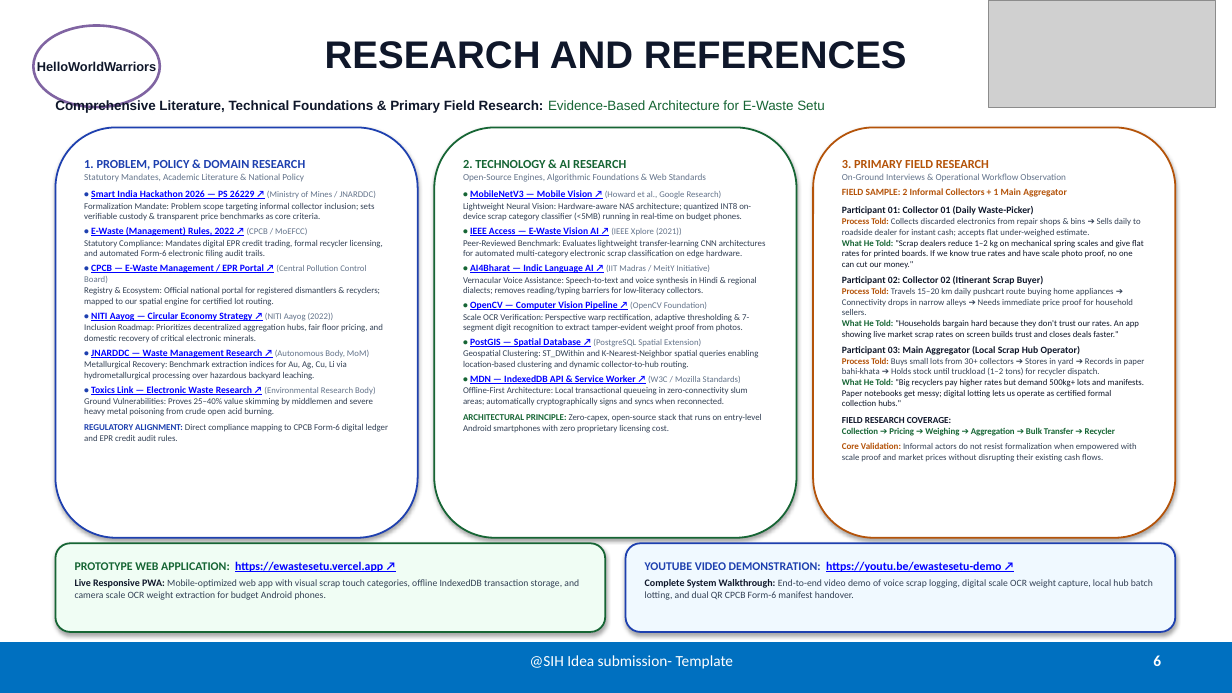
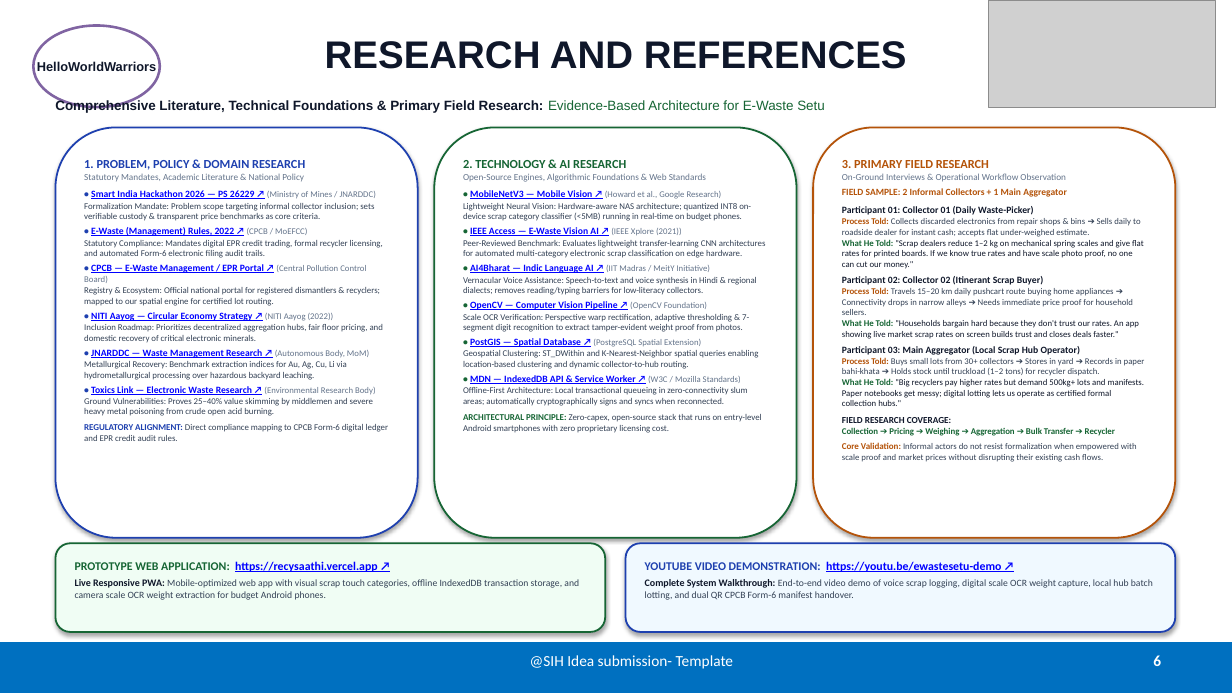
Before and after one commit to SATYA-1708/SIH-2026, a slide deck: slide 6 of SIH2026_Idea_Presentation_E-Waste_Setu.pptx. Drawn at 1232x693 pixels with LibreOffice and Linux fonts; fonts in the diff are those of the drawing; grey boxes stand for pictures. Boxes give left, top, right and bottom in pixels: in the first picture for what was removed or moved away, otherwise in the second. Text is boxed around its words. In the diff, an @@ line names an element or a change of style, - is before the commit and + after.

Commit message:
Update prototype website URL to recysaathi.vercel.app in Slide 6 and README

```diff
--- a/SIH2026_Idea_Presentation_E-Waste_Setu.pptx
+++ b/SIH2026_Idea_Presentation_E-Waste_Setu.pptx
@@ text in rounded rectangle at bbox=[75, 561, 378, 572]: text changed @@
-PROTOTYPE WEB APPLICATION: https://ewastesetu.vercel.app ↗
+PROTOTYPE WEB APPLICATION: https://recysaathi.vercel.app ↗
```
Also in this commit, not shown: 6 other files.
